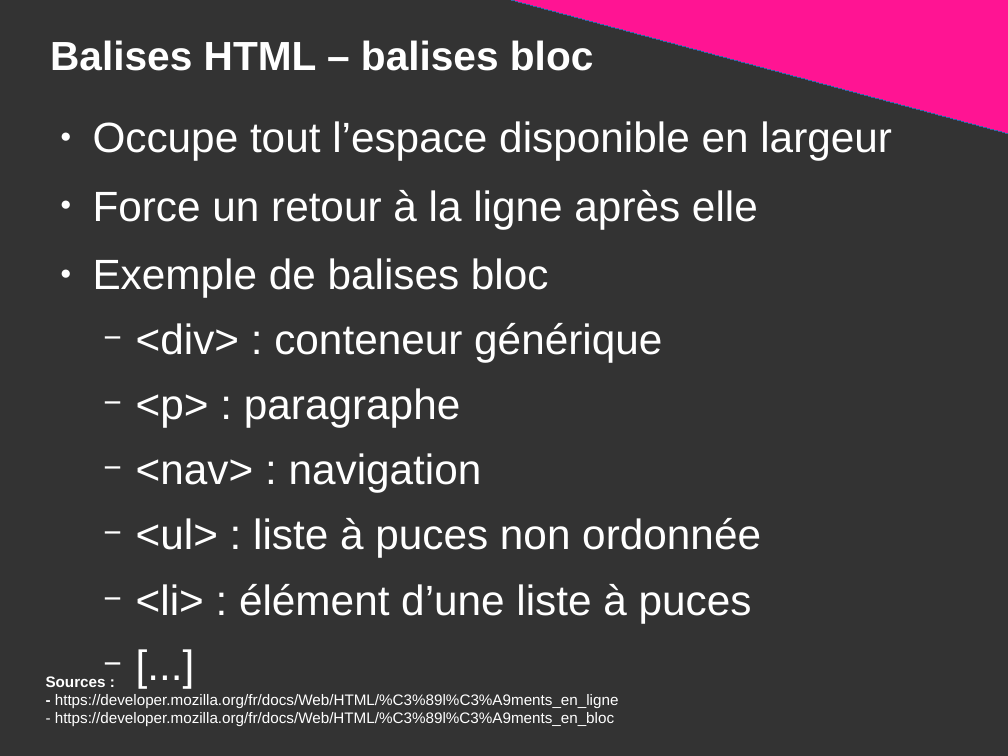
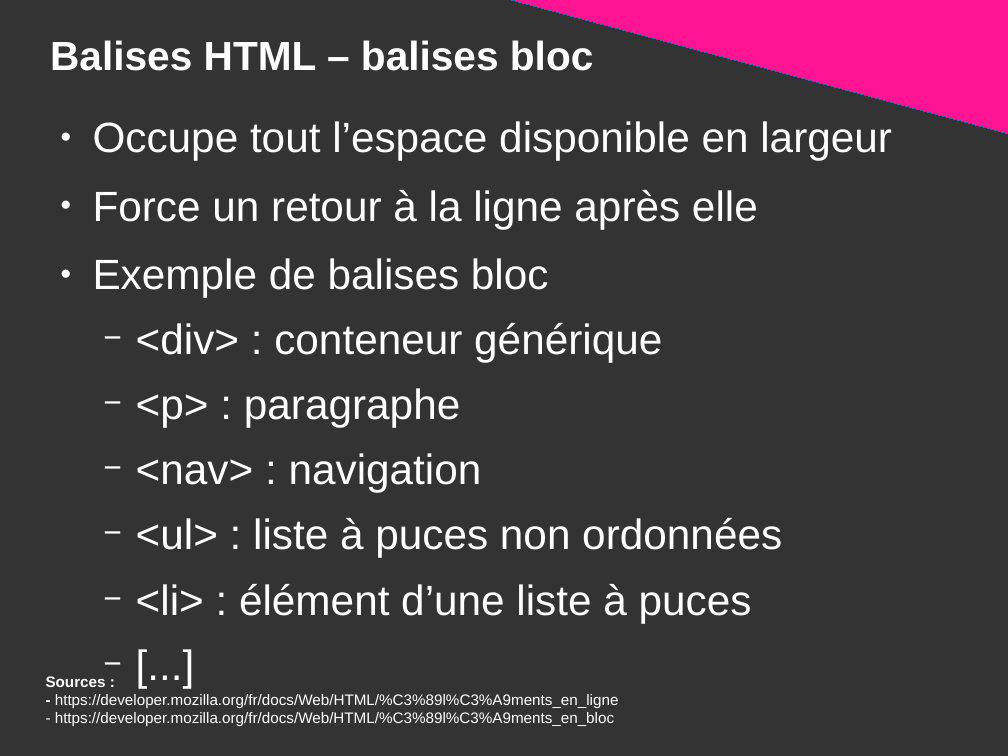
Before and after one commit to DanYellow/presentations, a slide deck: slide 35 of mmi/html/travaux-pratiques/numero-1/presentation.odp. Drawn at 1008x756 pixels with LibreOffice and Linux fonts; fonts in the diff are those of the drawing. Boxes give left, top, right and bottom in pixels: in the first picture for what was removed or moved away, otherwise in the second. Text is boxed around its words. In the diff, an @@ line names an element or a change of style, - is before the commit and + after.

```diff
--- a/mmi/html/travaux-pratiques/numero-1/presentation.odp
+++ b/mmi/html/travaux-pratiques/numero-1/presentation.odp
@@ text at (136, 518, 782, 558): text changed @@
-  − <ul> : liste à puces non ordonnée
+  − <ul> : liste à puces non ordonnées
```
Also in this commit, not shown: 3 other slides changed, 3 other files.
